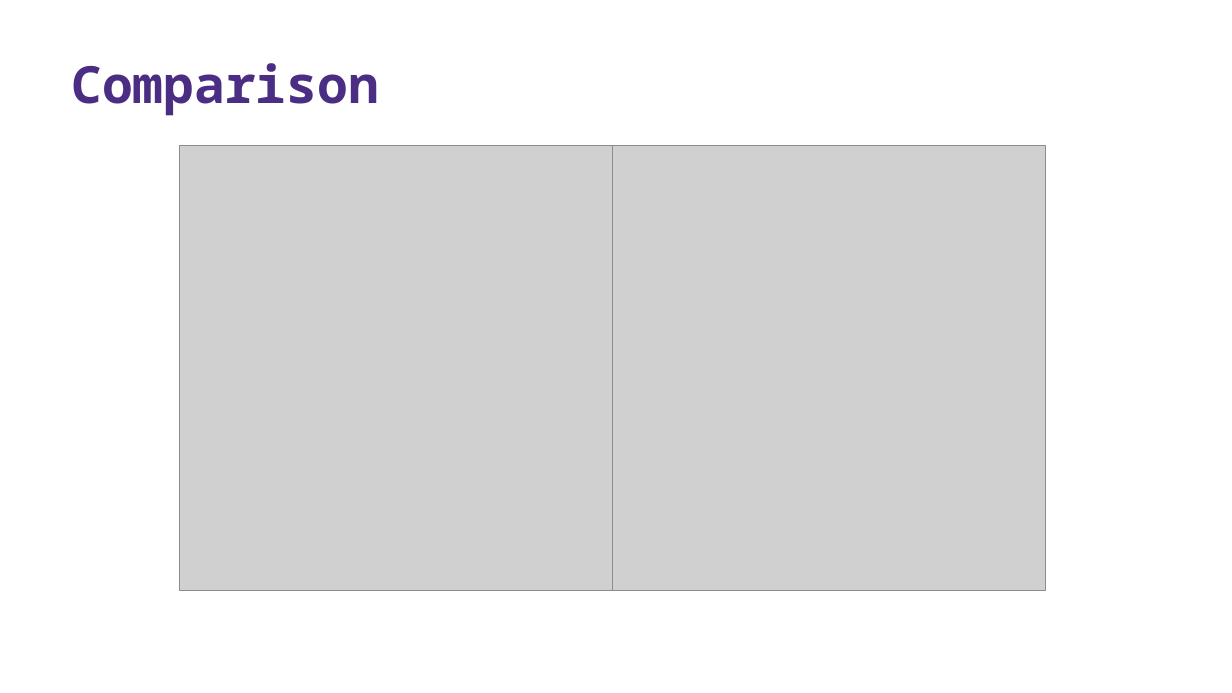
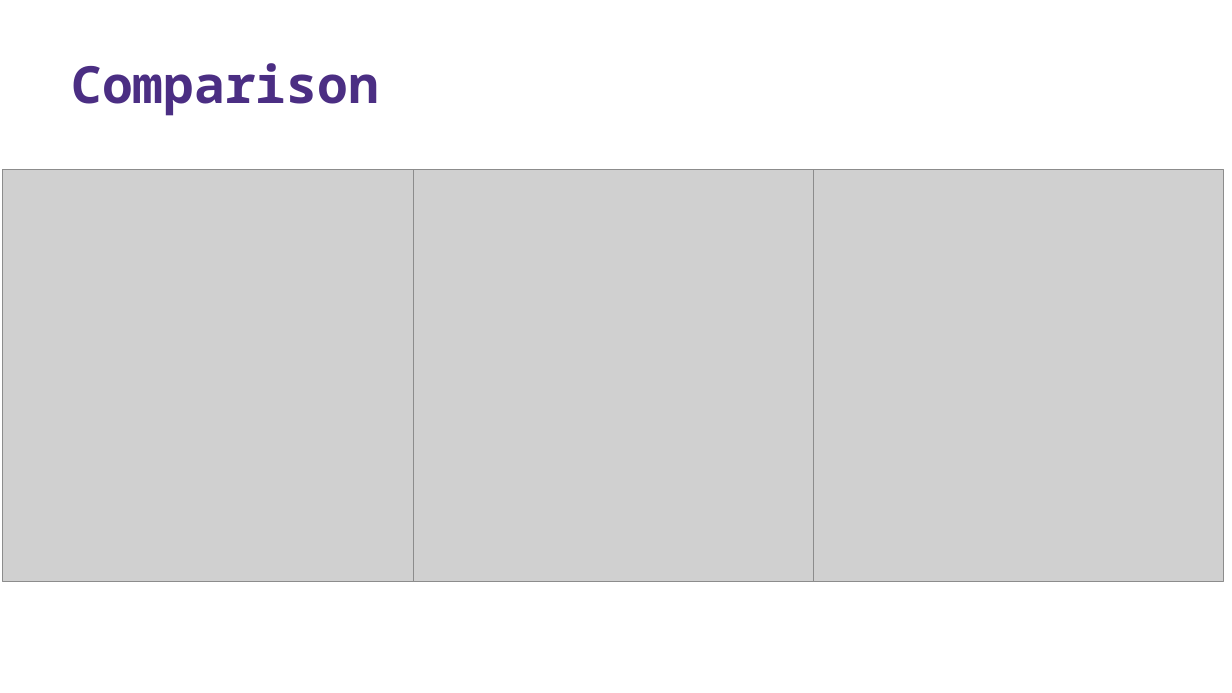
Before and after one commit to SZ-Jasper/SELEC, a slide deck: slide 6 of doc/Technology Review Machine Learning.pptx (slide 7 before the commit). Drawn at 1232x693 pixels with LibreOffice and Linux fonts; fonts in the diff are those of the drawing; grey boxes stand for pictures; background and template pictures are left out. Boxes give left, top, right and bottom in pixels: in the first picture for what was removed or moved away, otherwise in the second. Text is boxed around its words. In the diff, an @@ line names an element or a change of style, - is before the commit and + after.

```diff
--- a/doc/Technology Review Machine Learning.pptx
+++ b/doc/Technology Review Machine Learning.pptx
@@ picture removed at (179, 146, 613, 592) @@
@@ picture removed at (613, 146, 1046, 592) @@
@@ picture added at (3, 170, 413, 581) @@
@@ picture added at (413, 170, 813, 581) @@
@@ picture added at (813, 170, 1224, 581) @@
```
Also in this commit, not shown: 4 other slides changed, 1 slide removed, 7 other files.
